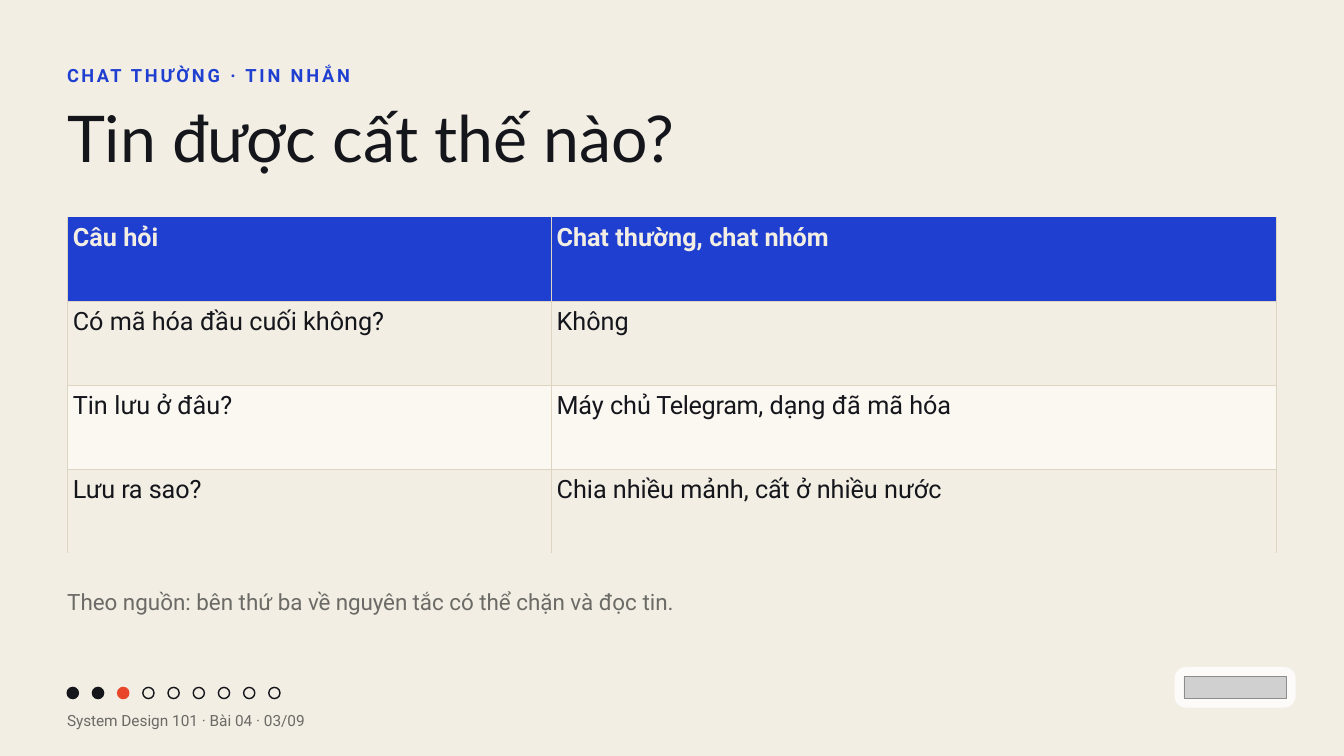
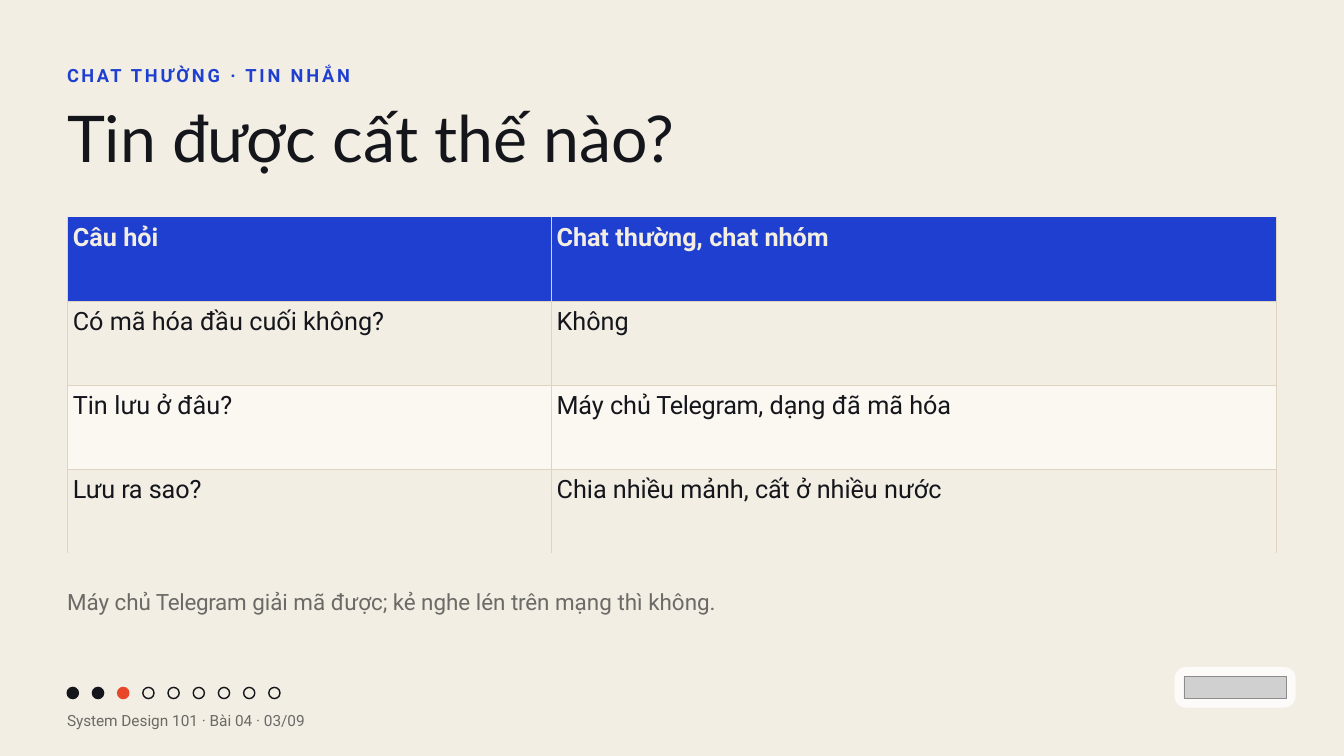
Before and after one commit to vohoailinh90/tool-marketing-studio, a slide deck: slide 3 of system-design-101/vi/lessons/sd-02-004/slides/sd-02-004.pptx. Drawn at 1344x756 pixels with LibreOffice and Linux fonts; fonts in the diff are those of the drawing; grey boxes stand for pictures. Boxes give left, top, right and bottom in pixels: in the first picture for what was removed or moved away, otherwise in the second. Text is boxed around its words. In the diff, an @@ line names an element or a change of style, - is before the commit and + after.

```diff
--- a/system-design-101/vi/lessons/sd-02-004/slides/sd-02-004.pptx
+++ b/system-design-101/vi/lessons/sd-02-004/slides/sd-02-004.pptx
@@ text at [67,592,715,615]: text changed @@
-Theo nguồn: bên thứ ba về nguyên tắc có thể chặn và đọc tin.
+Máy chủ Telegram giải mã được; kẻ nghe lén trên mạng thì không.
```
Also in this commit, not shown: 2 other files.
